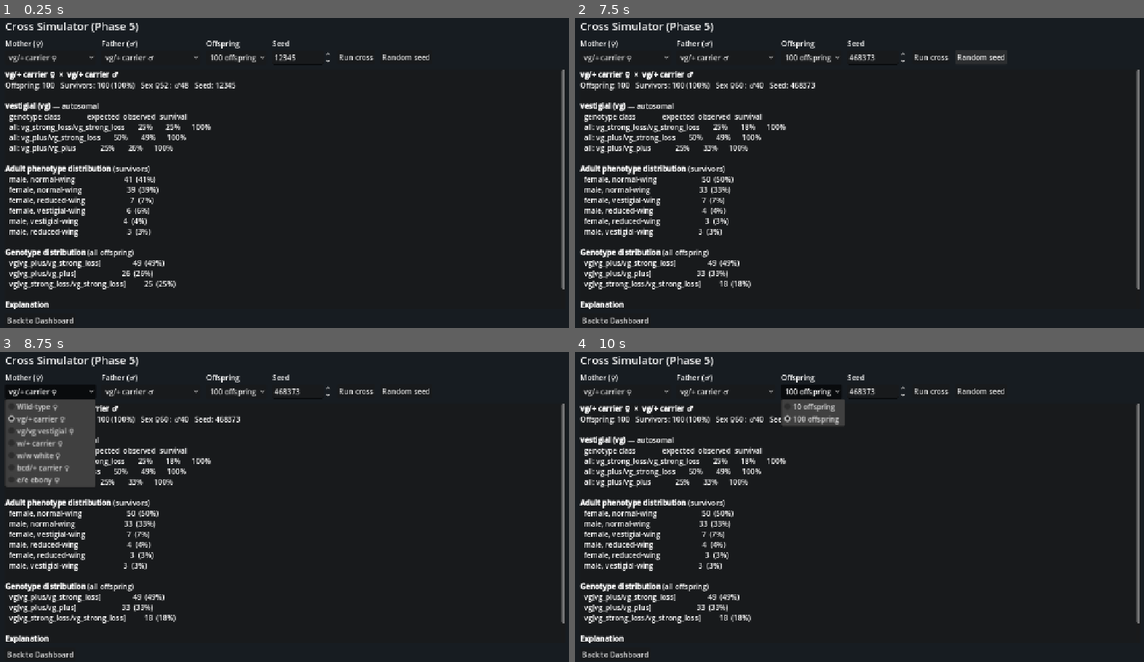
Above: before the commit, frames 1-4 (two rows, left to right).
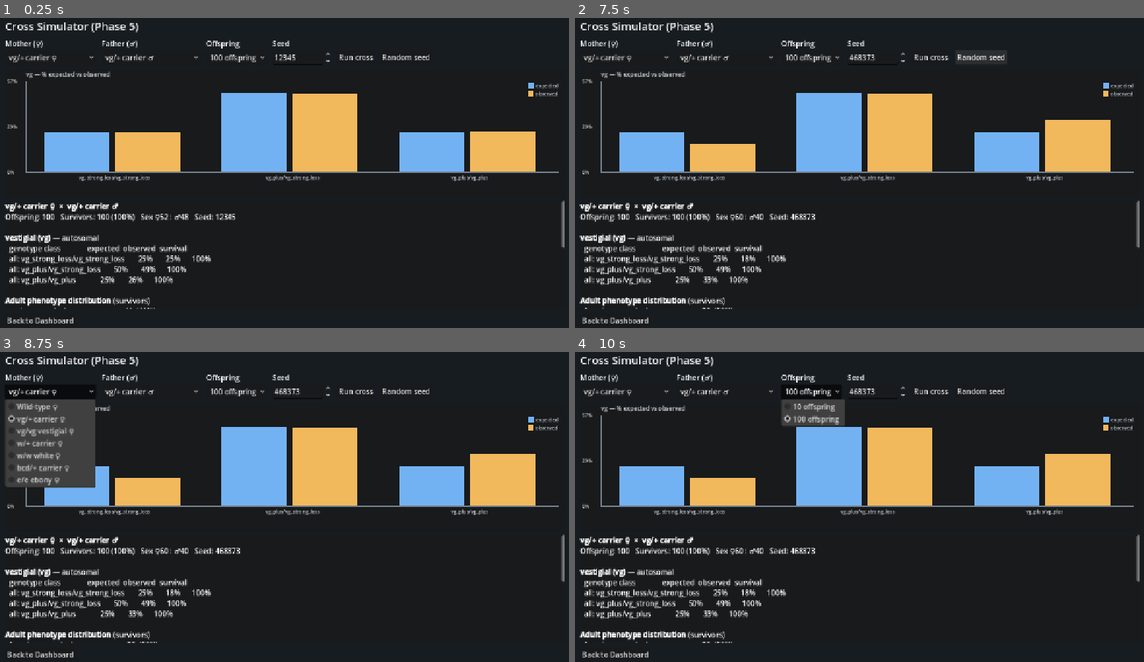
Above: after the commit, the same moments.

Repository: mkhudyakov/flyBase
Game: Godot game, scene res://scenes/CrossSimulator.tscn
Two runs of this game, one before a commit and one after it. Both use one fixed random seed, a clock stepped at 60 frames per second and the inputs below. This scene is started directly instead of the project's main scene.
Inputs:
- Up to frame 1 (0.25 s): no input
- Up to frame 2 (7.5 s): click "vg/+ carrier ♀" at 0.5 s; click "vg/+ carrier ♂" at 1.25 s; click "100 offspring" at 2 s; click "Run cross" at 2.75 s; click "Random seed" at 3.5 s; click "vg/+ carrier ♀" at 4.25 s; click "vg/+ carrier ♂" at 5 s; click "100 offspring" at 5.75 s; click "Run cross" at 6.5 s; click "Random seed" at 7.25 s
- Up to frame 3 (8.75 s): click "vg/+ carrier ♀" at 8 s
- Up to frame 4 (10 s): click "vg/+ carrier ♂" at 8.75 s; click "100 offspring" at 9.5 s

The runs differ from the first frame. In frame 1, 20% of the frame differs, in the area x 0-100%, y 16-94%; in frame 2, 20%; in frame 3, 18%; in frame 4, 20%.

Commit message:
CHANGE: visualizations

Diff:
--- a/scenes/CrossSimulator.tscn
+++ b/scenes/CrossSimulator.tscn
@@ -1,6 +1,7 @@
-[gd_scene load_steps=2 format=3]
+[gd_scene load_steps=3 format=3]
 
 [ext_resource type="Script" path="res://scripts/ui/CrossSimulator.gd" id="1_cross"]
+[ext_resource type="Script" path="res://scripts/ui/ChartView.gd" id="2_chart"]
 
 [node name="CrossSimulator" type="Control"]
 layout_mode = 3
@@ -117,6 +118,15 @@
 layout_mode = 2
 text = "Random seed"
 
+[node name="ChartPanel" type="PanelContainer" parent="Margin/Root"]
+custom_minimum_size = Vector2(0, 280)
+layout_mode = 2
+
+[node name="CrossChart" type="Control" parent="Margin/Root/ChartPanel"]
+unique_name_in_owner = true
+layout_mode = 2
+script = ExtResource("2_chart")
+
 [node name="OutputPanel" type="PanelContainer" parent="Margin/Root"]
 layout_mode = 2
 size_flags_vertical = 3
--- a/scenes/PopulationScreen.tscn
+++ b/scenes/PopulationScreen.tscn
@@ -1,6 +1,7 @@
-[gd_scene load_steps=2 format=3]
+[gd_scene load_steps=3 format=3]
 
 [ext_resource type="Script" path="res://scripts/ui/PopulationScreen.gd" id="1_pop"]
+[ext_resource type="Script" path="res://scripts/ui/ChartView.gd" id="2_chart"]
 
 [node name="PopulationScreen" type="Control"]
 layout_mode = 3
@@ -84,6 +85,15 @@
 step = 1.0
 value = 25.0
 
+[node name="ChartPanel" type="PanelContainer" parent="Margin/Root"]
+custom_minimum_size = Vector2(0, 280)
+layout_mode = 2
+
+[node name="PopChart" type="Control" parent="Margin/Root/ChartPanel"]
+unique_name_in_owner = true
+layout_mode = 2
+script = ExtResource("2_chart")
+
 [node name="OutputPanel" type="PanelContainer" parent="Margin/Root"]
 layout_mode = 2
 size_flags_vertical = 3
--- a/scenes/StatisticsScreen.tscn
+++ b/scenes/StatisticsScreen.tscn
@@ -1,6 +1,7 @@
-[gd_scene load_steps=2 format=3]
+[gd_scene load_steps=3 format=3]
 
 [ext_resource type="Script" path="res://scripts/ui/StatisticsScreen.gd" id="1_stats"]
+[ext_resource type="Script" path="res://scripts/ui/ChartView.gd" id="2_chart"]
 
 [node name="StatisticsScreen" type="Control"]
 layout_mode = 3
@@ -63,6 +64,29 @@
 custom_minimum_size = Vector2(180, 0)
 layout_mode = 2
 
+[node name="ChartRow" type="HBoxContainer" parent="Margin/Root"]
+custom_minimum_size = Vector2(0, 280)
+layout_mode = 2
+theme_override_constants/separation = 12
+
+[node name="PhenoPanel" type="PanelContainer" parent="Margin/Root/ChartRow"]
+layout_mode = 2
+size_flags_horizontal = 3
+
+[node name="PhenoChart" type="Control" parent="Margin/Root/ChartRow/PhenoPanel"]
+unique_name_in_owner = true
+layout_mode = 2
+script = ExtResource("2_chart")
+
+[node name="HistPanel" type="PanelContainer" parent="Margin/Root/ChartRow"]
+layout_mode = 2
+size_flags_horizontal = 3
+
+[node name="HistChart" type="Control" parent="Margin/Root/ChartRow/HistPanel"]
+unique_name_in_owner = true
+layout_mode = 2
+script = ExtResource("2_chart")
+
 [node name="OutputPanel" type="PanelContainer" parent="Margin/Root"]
 layout_mode = 2
 size_flags_vertical = 3
--- /dev/null
+++ b/scripts/ui/ChartView.gd
@@ -0,0 +1,154 @@
+extends Control
+class_name ChartView
+## ChartView — a small reusable chart widget drawn with _draw() (no libraries).
+## Supports grouped bar charts and multi-line charts with axes, gridlines, value
+## ticks, x labels, and a legend. Feed it data via set_bars()/set_lines().
+
+enum Kind { BARS, LINES }
+
+const PALETTE := [
+	Color(0.45, 0.70, 0.95),  # blue
+	Color(0.95, 0.72, 0.36),  # orange
+	Color(0.56, 0.84, 0.63),  # green
+	Color(0.86, 0.45, 0.45),  # red
+	Color(0.75, 0.60, 0.90),  # purple
+]
+
+var _kind: int = Kind.BARS
+var _title: String = ""
+var _categories: Array = []      ## x-axis labels (bars) / x ticks (lines)
+var _series: Array = []          ## [{name, color, values:Array[float]}]
+var _y_max: float = 0.0          ## 0 = auto
+var _y_suffix: String = ""       ## e.g. "%" on tick labels
+
+func set_bars(categories: Array, series: Array, title: String = "", y_max: float = 0.0, y_suffix: String = "") -> void:
+	_kind = Kind.BARS
+	_categories = categories
+	_series = _with_colors(series)
+	_title = title
+	_y_max = y_max
+	_y_suffix = y_suffix
+	queue_redraw()
+
+func set_lines(x_labels: Array, series: Array, title: String = "", y_max: float = 0.0, y_suffix: String = "") -> void:
+	_kind = Kind.LINES
+	_categories = x_labels
+	_series = _with_colors(series)
+	_title = title
+	_y_max = y_max
+	_y_suffix = y_suffix
+	queue_redraw()
+
+func _with_colors(series: Array) -> Array:
+	var out: Array = []
+	for i in series.size():
+		var s: Dictionary = (series[i] as Dictionary).duplicate()
+		if not s.has("color"):
+			s["color"] = PALETTE[i % PALETTE.size()]
+		out.append(s)
+	return out
+
+func _ready() -> void:
+	resized.connect(queue_redraw)
+
+func _draw() -> void:
+	var font := ThemeDB.fallback_font
+	var fs := 11
+	var axis := Color(0.45, 0.5, 0.55)
+	var grid := Color(1, 1, 1, 0.08)
+	var text := Color(0.82, 0.85, 0.88)
+
+	var left := 46.0
+	var right := 14.0
+	var top := 26.0 if _title != "" else 12.0
+	var bottom := 54.0
+	var plot := Rect2(left, top, size.x - left - right, size.y - top - bottom)
+	if plot.size.x <= 10 or plot.size.y <= 10:
+		return
+
+	if _title != "":
+		draw_string(font, Vector2(left, 16), _title, HORIZONTAL_ALIGNMENT_LEFT, -1, 13, text)
+
+	var ymax := _resolve_y_max()
+	# Gridlines + y tick labels at 0, ½, 1.
+	for f: float in [0.0, 0.5, 1.0]:
+		var y: float = plot.position.y + plot.size.y * (1.0 - f)
+		draw_line(Vector2(plot.position.x, y), Vector2(plot.position.x + plot.size.x, y), grid, 1.0)
+		var tick := "%.0f%s" % [ymax * f, _y_suffix]
+		draw_string(font, Vector2(4, y + 4), tick, HORIZONTAL_ALIGNMENT_LEFT, left - 6, fs, text)
+	# Axes.
+	draw_line(plot.position, plot.position + Vector2(0, plot.size.y), axis, 1.5)
+	draw_line(plot.position + Vector2(0, plot.size.y), plot.position + plot.size, axis, 1.5)
+
+	if _categories.is_empty() or _series.is_empty():
+		return
+
+	if _kind == Kind.BARS:
+		_draw_bars(font, fs, plot, ymax, text)
+	else:
+		_draw_lines(font, fs, plot, ymax, text)
+
+	_draw_legend(font, plot, text)
+
+func _resolve_y_max() -> float:
+	if _y_max > 0.0:
+		return _y_max
+	var m := 0.0
+	for s in _series:
+		for v in s["values"]:
+			m = maxf(m, float(v))
+	return maxf(m * 1.15, 1.0)
+
+func _draw_bars(font: Font, fs: int, plot: Rect2, ymax: float, text: Color) -> void:
+	var n := _categories.size()
+	var groups := _series.size()
+	var group_w := plot.size.x / float(n)
+	var bar_w := group_w * 0.8 / float(maxi(groups, 1))
+	for ci in n:
+		for si in groups:
+			var vals: Array = _series[si]["values"]
+			if ci >= vals.size():
+				continue
+			var v := float(vals[ci])
+			var h := (v / ymax) * plot.size.y
+			var x := plot.position.x + ci * group_w + group_w * 0.1 + si * bar_w
+			var r := Rect2(x, plot.position.y + plot.size.y - h, bar_w * 0.92, h)
+			draw_rect(r, _series[si]["color"])
+		# x label, centered under the group, truncated to the group width.
+		var label := str(_categories[ci])
+		draw_string(font, Vector2(plot.position.x + ci * group_w, plot.position.y + plot.size.y + 16),
+			label, HORIZONTAL_ALIGNMENT_CENTER, group_w, fs, text)
+
+func _draw_lines(font: Font, fs: int, plot: Rect2, ymax: float, text: Color) -> void:
+	var n := _categories.size()
+	if n < 2:
+		return
+	for s in _series:
+		var pts := PackedVector2Array()
+		var vals: Array = s["values"]
+		for xi in mini(n, vals.size()):
+			var x := plot.position.x + (float(xi) / float(n - 1)) * plot.size.x
+			var y := plot.position.y + plot.size.y * (1.0 - clampf(float(vals[xi]) / ymax, 0.0, 1.0))
+			pts.append(Vector2(x, y))
+		if pts.size() >= 2:
+			draw_polyline(pts, s["color"], 2.0, true)
+	# x labels: a handful, evenly spaced.
+	var step := maxi(1, int(ceil(n / 8.0)))
+	for xi in range(0, n, step):
+		var x := plot.position.x + (float(xi) / float(n - 1)) * plot.size.x
+		draw_string(font, Vector2(x - 10, plot.position.y + plot.size.y + 16),
+			str(_categories[xi]), HORIZONTAL_ALIGNMENT_LEFT, 40, fs, text)
+
+func _draw_legend(font: Font, plot: Rect2, text: Color) -> void:
+	if _series.size() <= 1 and _series[0].get("name", "") == "":
+		return
+	var y := plot.position.y + 2
+	for s in _series:
+		var name: String = s.get("name", "")
+		if name == "":
+			continue
+		var w := font.get_string_size(name, HORIZONTAL_ALIGNMENT_LEFT, -1, 11).x
+		var x := plot.position.x + plot.size.x - w - 18
+		draw_rect(Rect2(x, y + 2, 12, 12), s["color"])
+		draw_string(font, Vector2(x + 16, y + 12), name, HORIZONTAL_ALIGNMENT_LEFT, -1, 11, text)
+		y += 18
--- a/scripts/ui/CrossSimulator.gd
+++ b/scripts/ui/CrossSimulator.gd
@@ -30,6 +30,7 @@
 @onready var _count_opt: OptionButton = %CountOption
 @onready var _seed_spin: SpinBox = %SeedSpin
 @onready var _out: RichTextLabel = %Output
+@onready var _chart: ChartView = %CrossChart
 
 func _ready() -> void:
 	if not Catalog.is_ready():
@@ -77,6 +78,7 @@
 	_render(result)
 
 func _render(r: CrossResult) -> void:
+	_render_chart(r)
 	var lines: Array[String] = []
 	lines.append("[b]%s  ×  %s[/b]" % [MOTHERS[_mother_opt.get_selected()]["label"], FATHERS[_father_opt.get_selected()]["label"]])
 	lines.append("Offspring: %d   Survivors: %d (%.0f%%)   Sex ♀%d : ♂%d   Seed: %d"
@@ -118,6 +120,28 @@
 
 	_out.text = "\n".join(lines)
 
+## Expected-vs-observed grouped bars for the first segregating gene.
+func _render_chart(r: CrossResult) -> void:
+	if r.per_gene.is_empty():
+		_chart.set_bars([], [], tr("No segregating genes"))
+		return
+	var entry: Dictionary = r.per_gene[0]
+	var cats: Array = []
+	var expected: Array = []
+	var observed: Array = []
+	for c: Dictionary in entry["classes"]:
+		var label := String(c["label"])
+		var sep := label.find(": ")
+		if sep >= 0:
+			label = label.substr(sep + 2)
+		cats.append(label)
+		expected.append(float(c["expected"]) * 100.0)
+		observed.append(float(c["observed_frac"]) * 100.0)
+	_chart.set_bars(cats, [
+		{"name": "expected", "values": expected},
+		{"name": "observed", "values": observed},
+	], "%s — %% expected vs observed" % entry["symbol"], 0.0, "%")
+
 func _sorted_by_count(dict: Dictionary) -> Array:
 	var keys: Array = dict.keys()
 	keys.sort_custom(func(a, b): return int(dict[a]) > int(dict[b]))
--- a/scripts/ui/PopulationScreen.gd
+++ b/scripts/ui/PopulationScreen.gd
@@ -26,6 +26,7 @@
 @onready var _temp_label: Label = %TempLabel
 @onready var _bottleneck: CheckBox = %Bottleneck
 @onready var _out: RichTextLabel = %Output
+@onready var _chart: ChartView = %PopChart
 
 func _ready() -> void:
 	for f in FOUNDERS:
@@ -89,6 +90,7 @@
 	_render(res, founder_spec["track"])
 
 func _render(res: PopulationResult, track: Array) -> void:
+	_render_chart(res, track)
 	var lines: Array[String] = []
 	var track_gene := String(track[0]) if not track.is_empty() else ""
 
@@ -149,6 +151,34 @@
 		series.append(best)
 	return _sparkline_fixed(series, 0.0, 1.0)
 
+## Line chart of frequencies/rates over generations (all 0..1).
+func _render_chart(res: PopulationResult, track: Array) -> void:
+	var gens: Array = res.generations
+	var x: Array = []
+	var vest: Array = []
+	var surv: Array = []
+	var allele: Array = []
+	var track_gene := String(track[0]) if not track.is_empty() else ""
+	for gd: Dictionary in gens:
+		x.append(int(gd["gen"]))
+		vest.append(float(gd["vestigial_frac"]))
+		surv.append(float(gd["survival_rate"]))
+		if track_gene != "":
+			var af: Dictionary = gd.get("allele_freq", {}).get(track_gene, {})
+			var best := 0.0
+			for aid: String in af.keys():
+				var a: Allele = Catalog.get_allele(aid)
+				if a != null and not a.is_wild_type():
+					best = maxf(best, float(af[aid]))
+			allele.append(best)
+
+	var series: Array = []
+	if track_gene != "":
+		series.append({"name": "%s allele freq" % track_gene, "values": allele})
+	series.append({"name": "vestigial fraction", "values": vest})
+	series.append({"name": "survival rate", "values": surv})
+	_chart.set_lines(x, series, "Trends over generations (0–1)", 1.0)
+
 func _sparkline(series: Array) -> String:
 	var hi := 0.0
 	for v in series:
--- a/scripts/ui/StatisticsScreen.gd
+++ b/scripts/ui/StatisticsScreen.gd
@@ -10,6 +10,8 @@
 @onready var _vial_opt: OptionButton = %VialOption
 @onready var _trait_opt: OptionButton = %TraitOption
 @onready var _out: RichTextLabel = %Output
+@onready var _pheno_chart: ChartView = %PhenoChart
+@onready var _hist_chart: ChartView = %HistChart
 
 var _vial_ids: Array[String] = []
 
@@ -78,6 +80,29 @@
 		lines.append("  %5.1f–%5.1f %s %3d" % [b["lo"], b["hi"], _bar(frac, 24), b["count"]])
 
 	_out.text = "\n".join(lines)
+	_render_charts(dist, hist)
+
+## Visual bar charts for the phenotype distribution and trait histogram.
+func _render_charts(dist: Dictionary, hist: Dictionary) -> void:
+	var p_cats: Array = []
+	var p_vals: Array = []
+	var keys: Array = dist.keys()
+	keys.sort_custom(func(a, b): return int(dist[a]) > int(dist[b]))
+	for k in keys:
+		p_cats.append(_short_class(String(k)))
+		p_vals.append(float(dist[k]))
+	_pheno_chart.set_bars(p_cats, [{"name": "", "values": p_vals}], "Phenotype distribution")
+
+	var h_cats: Array = []
+	var h_vals: Array = []
+	for b: Dictionary in hist["bins"]:
+		h_cats.append("%.1f" % float(b["lo"]))
+		h_vals.append(float(b["count"]))
+	_hist_chart.set_bars(h_cats, [{"name": "", "values": h_vals}], "Histogram: %s" % hist["label"])
+
+## Shortens a phenotype-class label so the x-axis stays readable.
+func _short_class(label: String) -> String:
+	return label.replace("female", "♀").replace("male", "♂").replace("-wing", "").replace("-eye", "").replace("-body", "")
 
 func _bar(frac: float, width: int) -> String:
 	var filled := clampi(roundi(frac * width), 0, width)
Not shown, added: scripts/ui/ChartView.gd.uid
Not shown, changed: CHANGELOG.md
Not shown, changed: README.md
